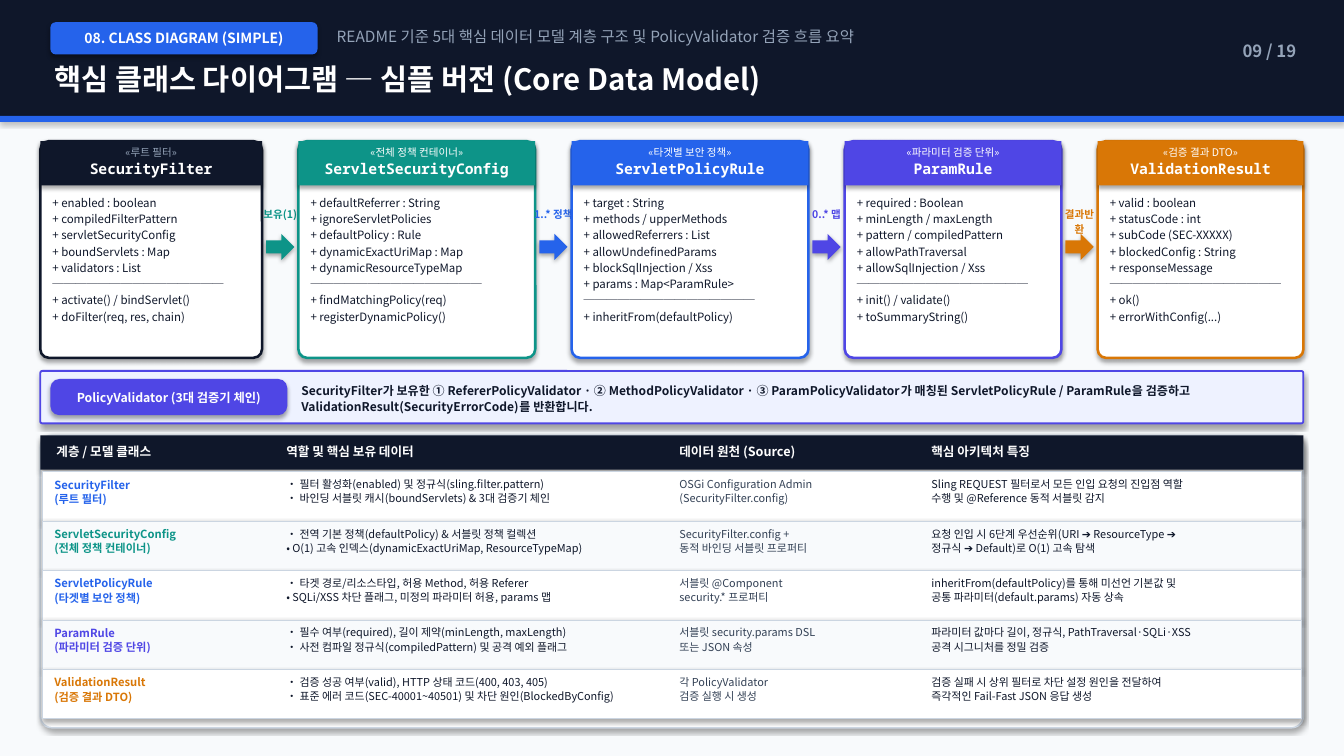
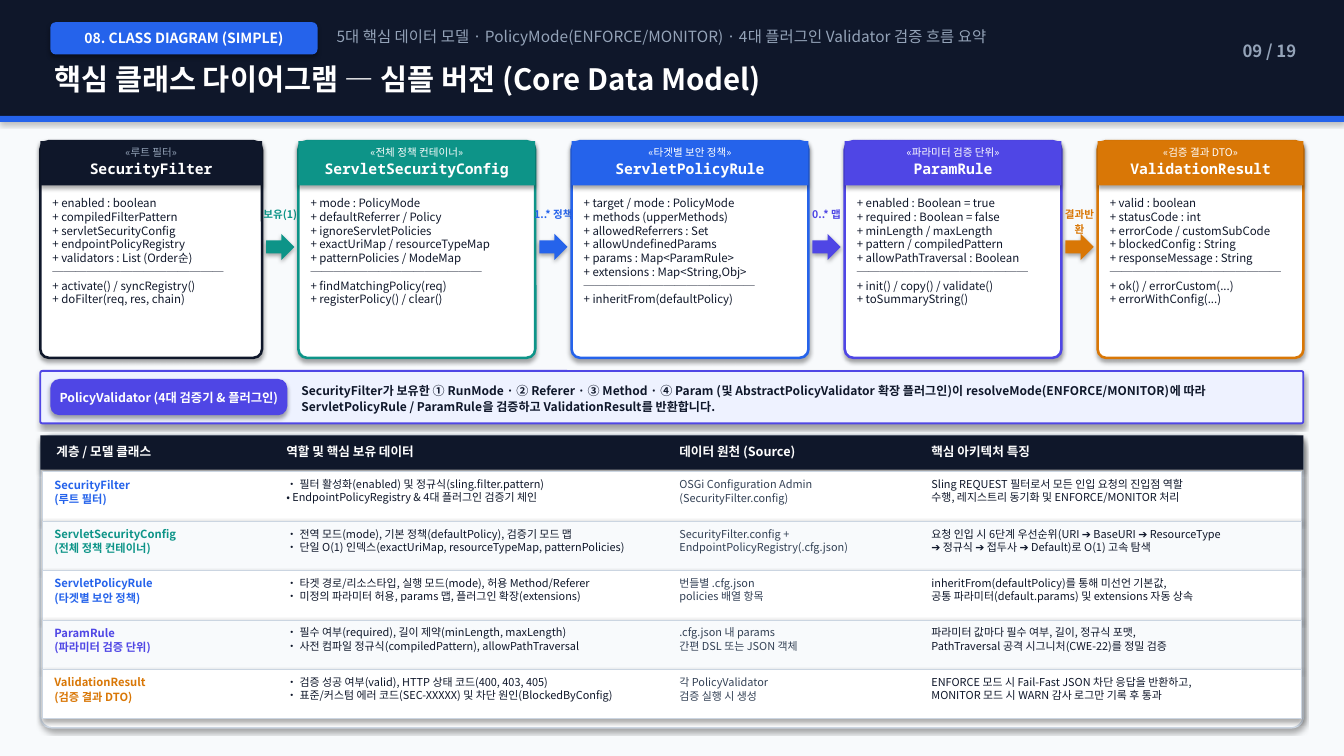
Before and after one commit to suafafa/security-simple, a slide deck: slide 9 of docs/AEM_Security_Simple_Architecture_Guide.pptx. Drawn at 1344x756 pixels with LibreOffice and Linux fonts; fonts in the diff are those of the drawing. Boxes give left, top, right and bottom in pixels: in the first picture for what was removed or moved away, otherwise in the second. Text is boxed around its words. In the diff, an @@ line names an element or a change of style, - is before the commit and + after.

Commit message:
docs: Update class diagrams in PPTX and HTML presentation to match latest source

```diff
--- a/docs/AEM_Security_Simple_Architecture_Guide.pptx
+++ b/docs/AEM_Security_Simple_Architecture_Guide.pptx
@@ text at (337, 29, 986, 46): text changed @@
-README 기준 5대 핵심 데이터 모델 계층 구조 및 PolicyValidator 검증 흐름 요약
+5대 핵심 데이터 모델 · PolicyMode(ENFORCE/MONITOR) · 4대 플러그인 Validator 검증 흐름 요약
@@ text at (319, 198, 442, 224): text changed @@
-+ defaultReferrer : String
++ mode : PolicyMode
++ defaultReferrer / Policy
@@ text at (593, 198, 735, 239): text changed @@
-+ target : String
-+ methods / upperMethods
-+ allowedReferrers : List
++ target / mode : PolicyMode
++ methods (upperMethods)
++ allowedReferrers : Set
@@ text at (866, 198, 1000, 224): text changed @@
-+ required : Boolean
++ enabled : Boolean = true
++ required : Boolean = false
@@ text at (61, 236, 192, 264): text changed @@
-+ boundServlets : Map
-+ validators : List
++ endpointPolicyRegistry
++ validators : List (Order순)
@@ text at (61, 212, 185, 306): line spacing 1.18 to 1 @@
@@ text at (319, 236, 490, 265): text changed @@
-+ defaultPolicy : Rule
-+ dynamicExactUriMap : Map
-+ dynamicResourceTypeMap
++ exactUriMap / resourceTypeMap
++ patternPolicies / ModeMap
@@ text at (319, 226, 446, 294): line spacing 1.18 to 1 @@
@@ text at (593, 238, 734, 306): line spacing 1.18 to 1 @@
@@ text at (866, 223, 1003, 306): line spacing 1.18 to 1 @@
@@ text at (1119, 226, 1270, 239): text changed @@
-+ subCode (SEC-XXXXX)
++ errorCode / customSubCode
@@ text at (1119, 212, 1236, 306): line spacing 1.18 to 1 @@
@@ text at (593, 263, 712, 275): paragraph removed @@
-+ blockSqlInjection / Xss
@@ text at (593, 264, 747, 279): paragraph added @@
++ extensions : Map<String,Obj>
@@ text at (866, 250, 1019, 262): text changed @@
-+ allowPathTraversal
-+ allowSqlInjection / Xss
++ allowPathTraversal : Boolean
@@ text at (1119, 250, 1253, 265): text changed @@
-+ responseMessage
++ responseMessage : String
@@ text at (61, 280, 196, 294): text changed @@
-+ activate() / bindServlet()
++ activate() / syncRegistry()
@@ text at (319, 292, 443, 306): text changed @@
-+ registerDynamicPolicy()
++ registerPolicy() / clear()
@@ text at (866, 280, 993, 293): text changed @@
-+ init() / validate()
++ init() / copy() / validate()
@@ text at (1119, 280, 1233, 294): text changed @@
-+ ok()
++ ok() / errorCustom(...)
@@ text at (301, 384, 1206, 414): text changed @@
-SecurityFilter가 보유한 ① RefererPolicyValidator · ② MethodPolicyValidator · ③ ParamPolicyValidator가 매칭된 ServletPolicyRule / ParamRule을 검증하고 ValidationResult(SecurityErrorCode)를 반환합니다.
+SecurityFilter가 보유한 ① RunMode · ② Referer · ③ Method · ④ Param (및 AbstractPolicyValidator 확장 플러그인)이 resolveMode(ENFORCE/MONITOR)에 따라 ServletPolicyRule / ParamRule을 검증하고 ValidationResult를 반환합니다.
@@ text in rounded rectangle at (60, 391, 278, 405): text changed @@
-PolicyValidator (3대 검증기 체인)
+PolicyValidator (4대 검증기 & 플러그인)
@@ text at (292, 490, 537, 504): text changed @@
-• 바인딩 서블릿 캐시(boundServlets) & 3대 검증기 체인
+• EndpointPolicyRegistry & 4대 플러그인 검증기 체인
@@ text at (931, 490, 1179, 503): text changed @@
-수행 및 @Reference 동적 서블릿 감지
+수행, 레지스트리 동기화 및 ENFORCE/MONITOR 처리
@@ text at (300, 529, 624, 554): text changed @@
-• 전역 기본 정책(defaultPolicy) & 서블릿 정책 컬렉션
-• O(1) 고속 인덱스(dynamicExactUriMap, ResourceTypeMap)
+• 전역 모드(mode), 기본 정책(defaultPolicy), 검증기 모드 맵
+• 단일 O(1) 인덱스(exactUriMap, resourceTypeMap, patternPolicies)
@@ text at (931, 529, 1221, 553): text changed @@
-요청 인입 시 6단계 우선순위(URI ➔ ResourceType ➔
-정규식 ➔ Default)로 O(1) 고속 탐색
+요청 인입 시 6단계 우선순위(URI ➔ BaseURI ➔ ResourceType
+➔ 정규식 ➔ 접두사 ➔ Default)로 O(1) 고속 탐색
@@ text at (679, 540, 848, 554): text changed @@
-동적 바인딩 서블릿 프로퍼티
+EndpointPolicyRegistry(.cfg.json)
@@ text at (300, 578, 590, 603): text changed @@
-• 타겟 경로/리소스타입, 허용 Method, 허용 Referer
-• SQLi/XSS 차단 플래그, 미정의 파라미터 허용, params 맵
+• 타겟 경로/리소스타입, 실행 모드(mode), 허용 Method/Referer
+• 미정의 파라미터 허용, params 맵, 플러그인 확장(extensions)
@@ text at (679, 578, 764, 603): text changed @@
-서블릿 @Component
-security.* 프로퍼티
+번들별 .cfg.json
+policies 배열 항목
@@ text at (931, 578, 1193, 603): text changed @@
-inheritFrom(defaultPolicy)를 통해 미선언 기본값 및
-공통 파라미터(default.params) 자동 상속
+inheritFrom(defaultPolicy)를 통해 미선언 기본값,
+공통 파라미터(default.params) 및 extensions 자동 상속
@@ text at (679, 627, 798, 651): text changed @@
-서블릿 security.params DSL
-또는 JSON 속성
+.cfg.json 내 params
+간편 DSL 또는 JSON 객체
@@ text at (931, 627, 1167, 652): text changed @@
-파라미터 값마다 길이, 정규식, PathTraversal·SQLi·XSS
-공격 시그니처를 정밀 검증
+파라미터 값마다 필수 여부, 길이, 정규식 포맷,
+PathTraversal 공격 시그니처(CWE-22)를 정밀 검증
@@ text at (300, 638, 579, 653): text changed @@
-• 사전 컴파일 정규식(compiledPattern) 및 공격 예외 플래그
+• 사전 컴파일 정규식(compiledPattern), allowPathTraversal
@@ text at (931, 677, 1191, 700): text changed @@
-검증 실패 시 상위 필터로 차단 설정 원인을 전달하여
-즉각적인 Fail-Fast JSON 응답 생성
+ENFORCE 모드 시 Fail-Fast JSON 차단 응답을 반환하고,
+MONITOR 모드 시 WARN 감사 로그만 기록 후 통과
@@ text at (300, 690, 612, 702): text changed @@
-• 표준 에러 코드(SEC-40001~40501) 및 차단 원인(BlockedByConfig)
+• 표준/커스텀 에러 코드(SEC-XXXXX) 및 차단 원인(BlockedByConfig)
```
Also in this commit, not shown: 1 other slide changed, 1 other file.
